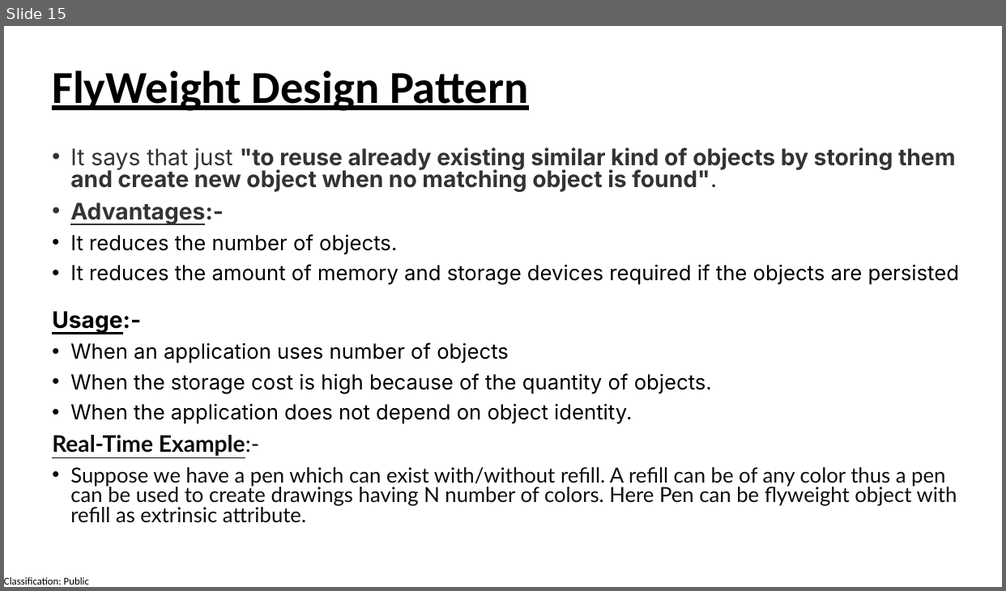
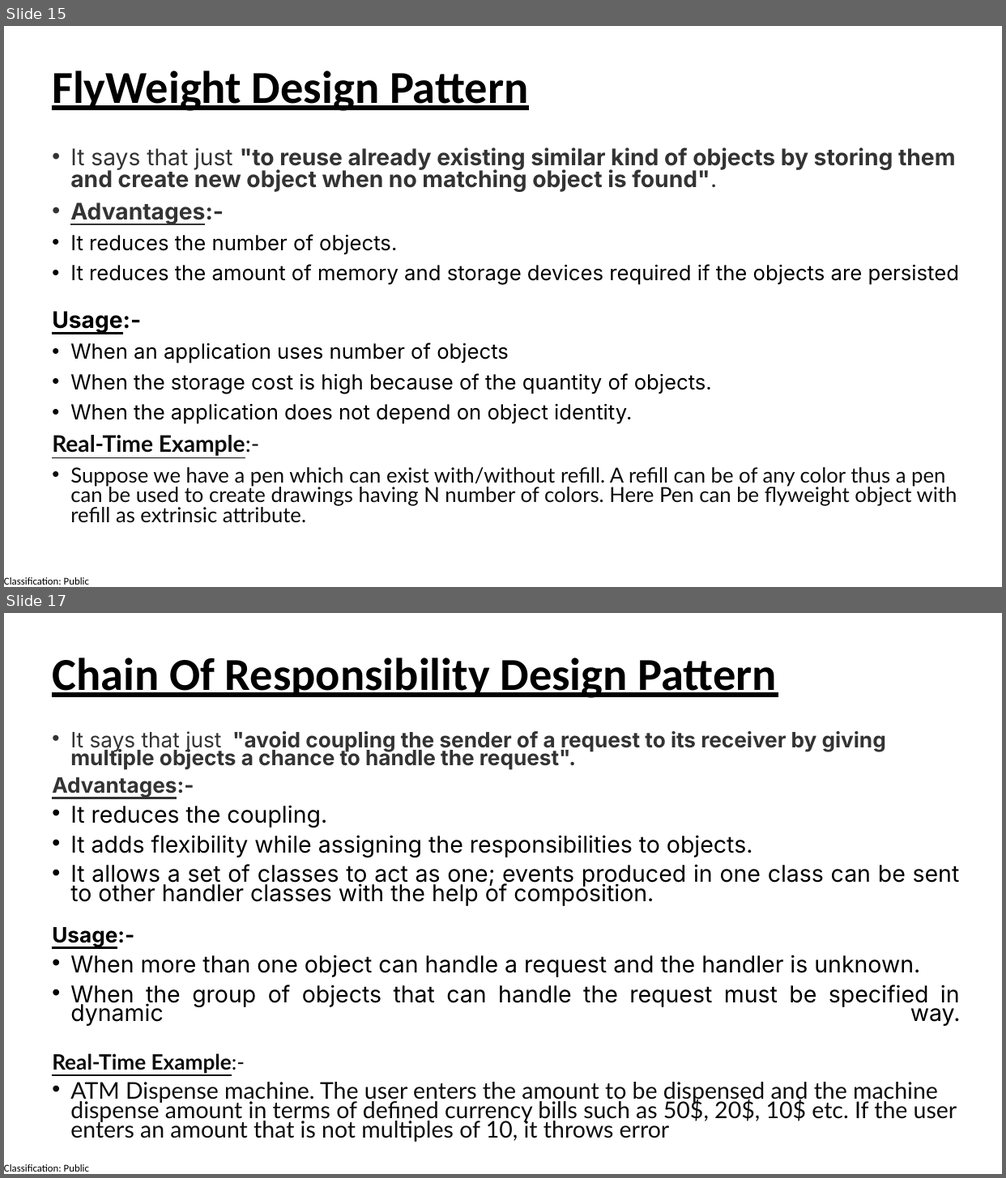
Before and after one commit to manaswiniray/DesignPatterns, a slide deck: DesignPatterns.pptx. Shown one above the other, each under a label of ours: slide 15 before the commit, slides 15 and 17 after it; the slides between them are not shown. The pictures are 1006x591 and 1006x1178 pixels, drawn with LibreOffice and Linux fonts; fonts in the diff are those of the drawing. Boxes give left, top, right and bottom in pixels: in the first picture for what was removed or moved away, otherwise in the second. Text is boxed around its words. In the diff, an @@ line names an element or a change of style, - is before the commit and + after.

Commit message:
Commited for Chain Of Resposibility Design Pattern

```diff
--- a/DesignPatterns.pptx
+++ b/DesignPatterns.pptx
@@ slide 17 added at (x1=4, y1=613, x2=1002, y2=1174), background #FFFFFF; not listed: 1 template element that a slide beside it also shows @@
@@ text added at (x1=52, y1=658, x2=777, y2=698), 44 pt, text #000000, bold, underline @@
+Chain Of Responsibility Design Pattern
@@ text added at (x1=52, y1=731, x2=961, y2=1142), 22.2 pt, text #000000 @@
+• It says that just "avoid coupling the sender of a request to its receiver by giving multiple objects a chance to handle the request".
+Advantages:-
+• It reduces the coupling.
+• It adds flexibility while assigning the responsibilities to objects.
+• It allows a set of classes to act as one; events produced in one class can be sent to other handler classes with the help of composition.
+Usage:-
+• When more than one object can handle a request and the handler is unknown.
+• When the group of objects that can handle the request must be specified in dynamic way.
+Real-Time Example:-
+• ATM Dispense machine. The user enters the amount to be dispensed and the machine dispense amount in terms of defined currency bills such as 50$, 20$, 10$ etc. If the user enters an amount that is not multiples of 10, it throws error
```
Also in this commit, not shown: 3 slides changed, 1 other slide added, 14 other files.
